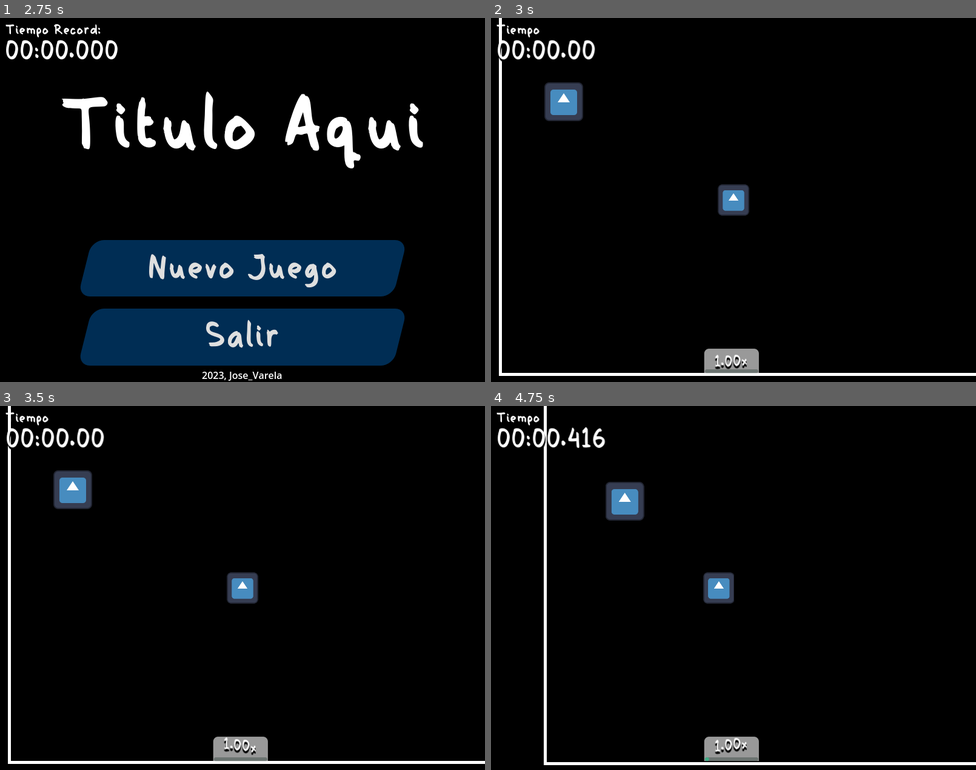
Above: before the commit, frames 1-4 (two rows, left to right).
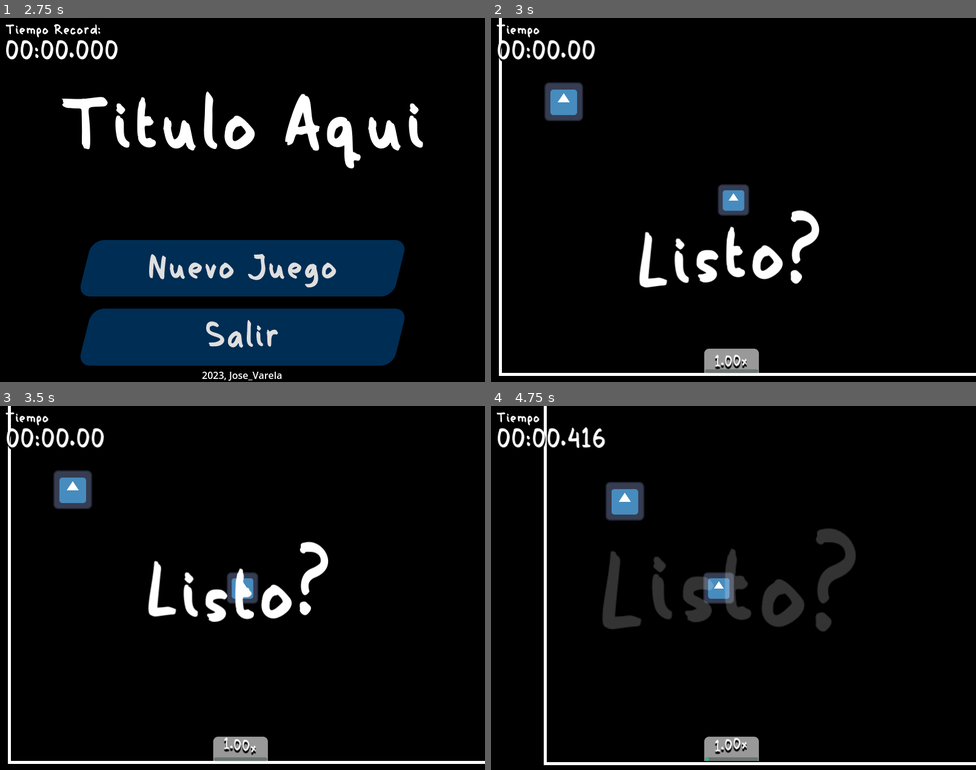
Above: after the commit, the same moments.

Repository: JoseVarelaP/CatchYou
Game: Godot game, scene res://scenes/LogoIntro.tscn
Same seed, same stepped clock (60 frames per second), same inputs: the game is played once before the commit and once after it. The engine's default icon, where the game draws it, is replaced by a stand-in: a white triangle on a blue panel in a dark square. Sound files missing from this copy of the repository are replaced by a short silence.
Inputs:
- Up to frame 1 (2.75 s): hold Right (move_right) 0.53-1.28 s; tap Enter at 1.25 s; hold Down (move_down) 1.28-2.03 s; tap Space at 2 s; hold Right (move_right) from 2.03 s (still down)
- Up to frame 2 (3 s): release Right (move_right) at 2.75 s; click "Nuevo Juego" at 2.75 s
- Up to frame 3 (3.5 s): no input
- Up to frame 4 (4.75 s): hold Up (move_up) 3.53-4.28 s; hold Left (move_left) from 4.28 s (still down)

Frame 1 is identical in both runs. In frame 2, 2.0% of the frame differs, in the area x 30-68%, y 52-75%; in frame 3, 2.0%; in frame 4, 3.6%, in the area x 23-76%, y 33-62%.
Error in both runs: Cannot call method 'change_scene_to_file' on a null value. (res://scripts/Menu.gd:10)

Commit message:
Añade partículas para el fondo

Diff:
--- /dev/null
+++ b/scenes/BackgroundParticle.tres
@@ -0,0 +1,28 @@
+[gd_resource type="ParticleProcessMaterial" load_steps=5 format=3 uid="uid://bft8nul24idbh"]
+
+[sub_resource type="Gradient" id="Gradient_jlj5y"]
+offsets = PackedFloat32Array(0, 0.513514, 1)
+colors = PackedColorArray(0, 0, 0, 1, 1, 1, 1, 1, 0, 0, 0, 1)
+
+[sub_resource type="GradientTexture1D" id="GradientTexture1D_yxbtp"]
+gradient = SubResource("Gradient_jlj5y")
+
+[sub_resource type="Curve" id="Curve_voimn"]
+_data = [Vector2(0, 1), 0.0, 0.0, 0, 0, Vector2(1, 0), 0.0, 0.0, 0, 0]
+point_count = 2
+
+[sub_resource type="CurveTexture" id="CurveTexture_eh3w0"]
+curve = SubResource("Curve_voimn")
+
+[resource]
+emission_shape = 3
+emission_box_extents = Vector3(400, 400, 400)
+particle_flag_disable_z = true
+spread = 32.96
+gravity = Vector3(2.08165e-12, 2.08165e-12, 2.08165e-12)
+orbit_velocity_min = 0.0
+orbit_velocity_max = 0.0
+angle_max = 293.5
+scale_max = 6.0
+scale_curve = SubResource("CurveTexture_eh3w0")
+color_ramp = SubResource("GradientTexture1D_yxbtp")
--- a/scenes/Juego.tscn
+++ b/scenes/Juego.tscn
@@ -6,12 +6,13 @@
 [ext_resource type="AudioStream" uid="uid://dxb6llnaj5sr5" path="res://sounds/player_hit.mp3" id="4_x2m1b"]
 [ext_resource type="Script" path="res://scripts/Enem1.gd" id="5_fu4qo"]
 [ext_resource type="AudioStream" uid="uid://ckqqesvb4n6r6" path="res://sounds/game-music-start.ogg" id="5_qt7k2"]
+[ext_resource type="Material" uid="uid://d5tdcieonj7a" path="res://scripts/Particles.tres" id="6_4k0jy"]
+[ext_resource type="Material" uid="uid://bft8nul24idbh" path="res://scenes/BackgroundParticle.tres" id="6_73efi"]
 [ext_resource type="FontFile" uid="uid://bsg7t5g7b0kqv" path="res://Gosrokan.otf" id="6_udm3b"]
 [ext_resource type="StyleBox" uid="uid://tqtcfqm07ue8" path="res://EST-Boton.tres" id="7_ad7sf"]
 [ext_resource type="AudioStream" uid="uid://c5pe7ulc518jk" path="res://sounds/level-up.mp3" id="7_igkff"]
 [ext_resource type="StyleBox" uid="uid://pdto5gafe0tl" path="res://EST-BotonHover.tres" id="8_ktrru"]
 [ext_resource type="AudioStream" uid="uid://bo31nw0f4vh3r" path="res://sounds/game-music-loop.ogg" id="8_vtdgg"]
-[ext_resource type="AnimationLibrary" uid="uid://cqt43def38q83" path="res://animations/collection.res" id="9_4b5vw"]
 [ext_resource type="StyleBox" uid="uid://cgy7vdqjw3tj" path="res://EST-BotonPresionado.tres" id="9_7of06"]
 
 [sub_resource type="TileSet" id="TileSet_ebaq8"]
@@ -23,6 +24,284 @@
 size = Vector2(64, 60)
 
 [sub_resource type="RectangleShape2D" id="RectangleShape2D_ookth"]
+
+[sub_resource type="Animation" id="Animation_2wv6d"]
+length = 0.001
+tracks/0/type = "value"
+tracks/0/imported = false
+tracks/0/enabled = true
+tracks/0/path = NodePath("../Jugador/Camera2D:zoom")
+tracks/0/interp = 1
+tracks/0/loop_wrap = true
+tracks/0/keys = {
+"times": PackedFloat32Array(0),
+"transitions": PackedFloat32Array(1),
+"update": 0,
+"values": [Vector2(1, 1)]
+}
+tracks/1/type = "value"
+tracks/1/imported = false
+tracks/1/enabled = true
+tracks/1/path = NodePath("./TiempoActual:horizontal_alignment")
+tracks/1/interp = 1
+tracks/1/loop_wrap = true
+tracks/1/keys = {
+"times": PackedFloat32Array(0),
+"transitions": PackedFloat32Array(1),
+"update": 1,
+"values": [0]
+}
+tracks/2/type = "value"
+tracks/2/imported = false
+tracks/2/enabled = true
+tracks/2/path = NodePath("./TiempoActual:position")
+tracks/2/interp = 1
+tracks/2/loop_wrap = true
+tracks/2/keys = {
+"times": PackedFloat32Array(0),
+"transitions": PackedFloat32Array(1),
+"update": 0,
+"values": [Vector2(9, 35)]
+}
+tracks/3/type = "value"
+tracks/3/imported = false
+tracks/3/enabled = true
+tracks/3/path = NodePath("./RichTextLabel:position")
+tracks/3/interp = 1
+tracks/3/loop_wrap = true
+tracks/3/keys = {
+"times": PackedFloat32Array(0),
+"transitions": PackedFloat32Array(1),
+"update": 0,
+"values": [Vector2(232, 700)]
+}
+tracks/4/type = "value"
+tracks/4/imported = false
+tracks/4/enabled = true
+tracks/4/path = NodePath("./RichTextLabel:scale")
+tracks/4/interp = 1
+tracks/4/loop_wrap = true
+tracks/4/keys = {
+"times": PackedFloat32Array(0),
+"transitions": PackedFloat32Array(1),
+"update": 0,
+"values": [Vector2(1, 1)]
+}
+tracks/5/type = "value"
+tracks/5/imported = false
+tracks/5/enabled = true
+tracks/5/path = NodePath("./RichTextLabel:modulate")
+tracks/5/interp = 1
+tracks/5/loop_wrap = true
+tracks/5/keys = {
+"times": PackedFloat32Array(0),
+"transitions": PackedFloat32Array(1),
+"update": 0,
+"values": [Color(1, 1, 1, 1)]
+}
+tracks/6/type = "value"
+tracks/6/imported = false
+tracks/6/enabled = true
+tracks/6/path = NodePath("RichTextLabel:visible")
+tracks/6/interp = 1
+tracks/6/loop_wrap = true
+tracks/6/keys = {
+"times": PackedFloat32Array(0),
+"transitions": PackedFloat32Array(1),
+"update": 1,
+"values": [true]
+}
+tracks/7/type = "value"
+tracks/7/imported = false
+tracks/7/enabled = true
+tracks/7/path = NodePath("Etiqueta-Tiempo:position")
+tracks/7/interp = 1
+tracks/7/loop_wrap = true
+tracks/7/keys = {
+"times": PackedFloat32Array(0),
+"transitions": PackedFloat32Array(1),
+"update": 0,
+"values": [Vector2(8, 8)]
+}
+tracks/8/type = "value"
+tracks/8/imported = false
+tracks/8/enabled = true
+tracks/8/path = NodePath("Etiqueta-Tiempo:modulate")
+tracks/8/interp = 1
+tracks/8/loop_wrap = true
+tracks/8/keys = {
+"times": PackedFloat32Array(0),
+"transitions": PackedFloat32Array(1),
+"update": 0,
+"values": [Color(1, 1, 1, 1)]
+}
+
+[sub_resource type="Animation" id="Animation_hlnue"]
+resource_name = "highScoreShow"
+tracks/0/type = "value"
+tracks/0/imported = false
+tracks/0/enabled = true
+tracks/0/path = NodePath("./Perdiste/Contenido Juego/HitLabel/60:modulate")
+tracks/0/interp = 1
+tracks/0/loop_wrap = true
+tracks/0/keys = {
+"times": PackedFloat32Array(0, 0.5),
+"transitions": PackedFloat32Array(1, 0.34151),
+"update": 0,
+"values": [Color(1, 1, 1, 0), Color(1, 1, 1, 1)]
+}
+tracks/1/type = "value"
+tracks/1/imported = false
+tracks/1/enabled = true
+tracks/1/path = NodePath("./Perdiste/Contenido Juego/HitLabel/60:scale")
+tracks/1/interp = 2
+tracks/1/loop_wrap = true
+tracks/1/keys = {
+"times": PackedFloat32Array(0, 0.5),
+"transitions": PackedFloat32Array(1, 0.25),
+"update": 0,
+"values": [Vector2(2.08165e-12, 2.08165e-12), Vector2(1, 1)]
+}
+
+[sub_resource type="Animation" id="Animation_0bqvn"]
+resource_name = "moveTimer"
+length = 0.5
+tracks/0/type = "value"
+tracks/0/imported = false
+tracks/0/enabled = true
+tracks/0/path = NodePath("./TiempoActual:horizontal_alignment")
+tracks/0/interp = 1
+tracks/0/loop_wrap = true
+tracks/0/keys = {
+"times": PackedFloat32Array(0, 0.1),
+"transitions": PackedFloat32Array(1, 1),
+"update": 1,
+"values": [0, 1]
+}
+tracks/1/type = "value"
+tracks/1/imported = false
+tracks/1/enabled = true
+tracks/1/path = NodePath("./TiempoActual:position")
+tracks/1/interp = 1
+tracks/1/loop_wrap = true
+tracks/1/keys = {
+"times": PackedFloat32Array(0, 0.4),
+"transitions": PackedFloat32Array(0.267943, 4.75683),
+"update": 0,
+"values": [Vector2(9, 35), Vector2(312, 280)]
+}
+tracks/2/type = "value"
+tracks/2/imported = false
+tracks/2/enabled = true
+tracks/2/path = NodePath("../Jugador/Camera2D:zoom")
+tracks/2/interp = 1
+tracks/2/loop_wrap = true
+tracks/2/keys = {
+"times": PackedFloat32Array(0, 0.4),
+"transitions": PackedFloat32Array(0.164939, 0.164939),
+"update": 0,
+"values": [Vector2(1, 1), Vector2(2, 2)]
+}
+tracks/3/type = "value"
+tracks/3/imported = false
+tracks/3/enabled = true
+tracks/3/path = NodePath("Etiqueta-Tiempo:position")
+tracks/3/interp = 1
+tracks/3/loop_wrap = true
+tracks/3/keys = {
+"times": PackedFloat32Array(0, 0.3),
+"transitions": PackedFloat32Array(0.233258, 0.233258),
+"update": 0,
+"values": [Vector2(8, 8), Vector2(8, 20)]
+}
+tracks/4/type = "value"
+tracks/4/imported = false
+tracks/4/enabled = true
+tracks/4/path = NodePath("Etiqueta-Tiempo:modulate")
+tracks/4/interp = 1
+tracks/4/loop_wrap = true
+tracks/4/keys = {
+"times": PackedFloat32Array(0, 0.3),
+"transitions": PackedFloat32Array(0.125, 0.125),
+"update": 0,
+"values": [Color(1, 1, 1, 1), Color(1, 1, 1, 0)]
+}
+
+[sub_resource type="Animation" id="Animation_nev3y"]
+resource_name = "playerHitZoom"
+tracks/0/type = "value"
+tracks/0/imported = false
+tracks/0/enabled = true
+tracks/0/path = NodePath("../Jugador/Camera2D:zoom")
+tracks/0/interp = 2
+tracks/0/loop_wrap = true
+tracks/0/keys = {
+"times": PackedFloat32Array(0, 0.4),
+"transitions": PackedFloat32Array(0.0490367, 0.143588),
+"update": 0,
+"values": [Vector2(1, 1), Vector2(2, 2)]
+}
+
+[sub_resource type="Animation" id="Animation_mrxtr"]
+resource_name = "readyAnim"
+length = 2.0
+tracks/0/type = "value"
+tracks/0/imported = false
+tracks/0/enabled = true
+tracks/0/path = NodePath("./RichTextLabel:position")
+tracks/0/interp = 1
+tracks/0/loop_wrap = true
+tracks/0/keys = {
+"times": PackedFloat32Array(0, 0.5),
+"transitions": PackedFloat32Array(0.217638, 0.217638),
+"update": 0,
+"values": [Vector2(232, 700), Vector2(232, 250)]
+}
+tracks/1/type = "value"
+tracks/1/imported = false
+tracks/1/enabled = true
+tracks/1/path = NodePath("./RichTextLabel:scale")
+tracks/1/interp = 1
+tracks/1/loop_wrap = true
+tracks/1/keys = {
+"times": PackedFloat32Array(0, 1.5, 2),
+"transitions": PackedFloat32Array(1, 4, 4),
+"update": 0,
+"values": [Vector2(1, 1), Vector2(1, 1), Vector2(2, 2)]
+}
+tracks/2/type = "value"
+tracks/2/imported = false
+tracks/2/enabled = true
+tracks/2/path = NodePath("./RichTextLabel:modulate")
+tracks/2/interp = 1
+tracks/2/loop_wrap = true
+tracks/2/keys = {
+"times": PackedFloat32Array(1.5, 2),
+"transitions": PackedFloat32Array(1, 1),
+"update": 0,
+"values": [Color(1, 1, 1, 1), Color(1, 1, 1, 0)]
+}
+tracks/3/type = "value"
+tracks/3/imported = false
+tracks/3/enabled = true
+tracks/3/path = NodePath("RichTextLabel:visible")
+tracks/3/interp = 1
+tracks/3/loop_wrap = true
+tracks/3/keys = {
+"times": PackedFloat32Array(0, 2),
+"transitions": PackedFloat32Array(1, 1),
+"update": 1,
+"values": [true, false]
+}
+
+[sub_resource type="AnimationLibrary" id="AnimationLibrary_n8n2r"]
+_data = {
+"RESET": SubResource("Animation_2wv6d"),
+"highScoreShow": SubResource("Animation_hlnue"),
+"moveTimer": SubResource("Animation_0bqvn"),
+"playerHitZoom": SubResource("Animation_nev3y"),
+"readyAnim": SubResource("Animation_mrxtr")
+}
 
 [sub_resource type="StyleBoxFlat" id="StyleBoxFlat_mw3uw"]
 corner_radius_top_left = 8
@@ -34,6 +313,8 @@
 [node name="GridMap" type="TileMap" parent="."]
 tile_set = SubResource("TileSet_ebaq8")
 format = 2
+
+[node name="ParallaxBackground" type="ParallaxBackground" parent="."]
 
 [node name="Fondo" type="ColorRect" parent="."]
 visible = false
@@ -68,6 +349,11 @@
 script = ExtResource("2_ydlqv")
 metadata/_edit_group_ = true
 
+[node name="BackgroundParticle" type="GPUParticles2D" parent="Jugador"]
+emitting = false
+amount = 300
+process_material = ExtResource("6_73efi")
+
 [node name="Camera2D" type="Camera2D" parent="Jugador"]
 position_smoothing_enabled = true
 position_smoothing_speed = 10.0
@@ -82,6 +368,13 @@
 text = "therehr"
 metadata/_edit_lock_ = true
 
+[node name="Particles" type="GPUParticles2D" parent="Jugador"]
+emitting = false
+amount = 70
+process_material = ExtResource("6_4k0jy")
+lifetime = 5.0
+trail_enabled = true
+
 [node name="CollisionShape2D" type="CollisionShape2D" parent="Jugador"]
 shape = SubResource("CircleShape2D_0fdd4")
 metadata/_edit_lock_ = true
@@ -115,7 +408,7 @@
 [node name="AnimationPlayer" type="AnimationPlayer" parent="."]
 root_node = NodePath("../Interfaz")
 libraries = {
-"": ExtResource("9_4b5vw")
+"": SubResource("AnimationLibrary_n8n2r")
 }
 
 [node name="Interfaz" type="CanvasLayer" parent="."]
--- a/scripts/Actividad-Juego.gd
+++ b/scripts/Actividad-Juego.gd
@@ -114,6 +114,9 @@
 		curRhythmStrength = lerp(curRhythmStrength, 0.0, ShakeDecay * delta)
 		speedCont.position = ogSpeedLabelPos + Vector2(0, -curRhythmStrength)
 
+		var cmlPlayerzoom = clampf(curRhythmStrength/10, 0.4, 0.44)
+		$Jugador/CollisionShape2D/ActorJug.set_scale( Vector2( cmlPlayerzoom, cmlPlayerzoom) )
+
 	if( lostGame ):
 		return
 
@@ -157,6 +160,7 @@
 func _CrossedBeat():
 	if(beatsUntilRave > 0):
 		beatsUntilRave -= 1
-		print(beatsUntilRave)
+		if beatsUntilRave == 0:
+			$Jugador.setRave(true)
 	else:
 		curRhythmStrength = 8.0
--- a/scripts/Jugador.gd
+++ b/scripts/Jugador.gd
@@ -6,6 +6,8 @@
 var speedDelta: Vector2 = Vector2(0.0,0.0)
 
 @onready var hitSound: AudioStreamPlayer = $hitPlayer
+@onready var particles: GPUParticles2D = $Particles
+@onready var bgPartc: GPUParticles2D = $BackgroundParticle
 
 const border_margin: float = 30
 var allowedToMove = true
@@ -16,6 +18,12 @@
 func failPlayer() -> void:
 	setAllowedToMove(false)
 	hitSound.play()
+	particles.set_emitting(false)
+	bgPartc.set_emitting(false)
+
+func setRave(state: bool) -> void:
+	particles.set_emitting(state)
+	bgPartc.set_emitting(state)
 
 func CheckBoundries() -> void:
 	# Declara limites de posición para que no se salga de la pantalla.
@@ -48,6 +56,10 @@
 		velocity += (input * accel * delta)
 		velocity = velocity.limit_length(SPEED)
 
+	particles.get_process_material().set_gravity(
+		Vector3( -velocity.x , -velocity.y ,0)
+	)
+
 	# Declara limites de posición para que no se salga de la pantalla.
 	CheckBoundries()
 
--- /dev/null
+++ b/scripts/Particles.tres
@@ -0,0 +1,24 @@
+[gd_resource type="ParticleProcessMaterial" load_steps=5 format=3 uid="uid://d5tdcieonj7a"]
+
+[sub_resource type="Gradient" id="Gradient_gsu6w"]
+
+[sub_resource type="GradientTexture1D" id="GradientTexture1D_vvqkv"]
+gradient = SubResource("Gradient_gsu6w")
+
+[sub_resource type="Gradient" id="Gradient_r15r8"]
+interpolation_mode = 2
+offsets = PackedFloat32Array(0, 0.683398)
+colors = PackedColorArray(1, 1, 1, 1, 0, 0, 0, 1)
+
+[sub_resource type="GradientTexture1D" id="GradientTexture1D_pqncj"]
+gradient = SubResource("Gradient_r15r8")
+
+[resource]
+emission_shape = 1
+emission_sphere_radius = 30.0
+spread = 42.42
+gravity = Vector3(2.08165e-12, 2.08165e-12, 2.08165e-12)
+angle_max = 720.0
+color = Color(0, 1, 1, 1)
+color_ramp = SubResource("GradientTexture1D_pqncj")
+color_initial_ramp = SubResource("GradientTexture1D_vvqkv")
Not shown: 1 places in scenes/Juego.tscn that only renumber resources
